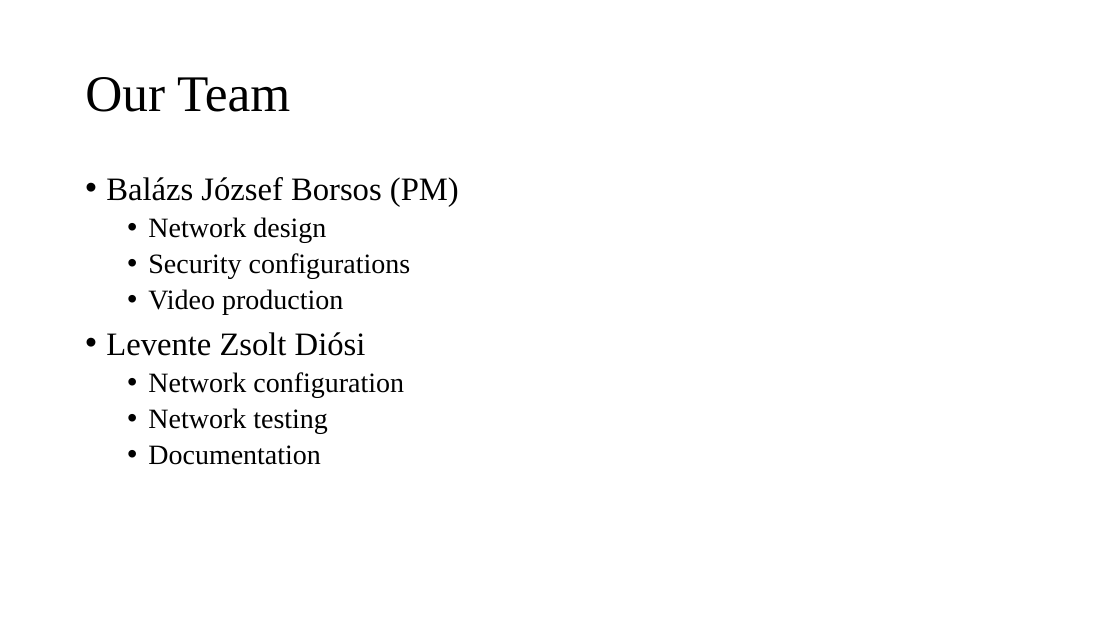
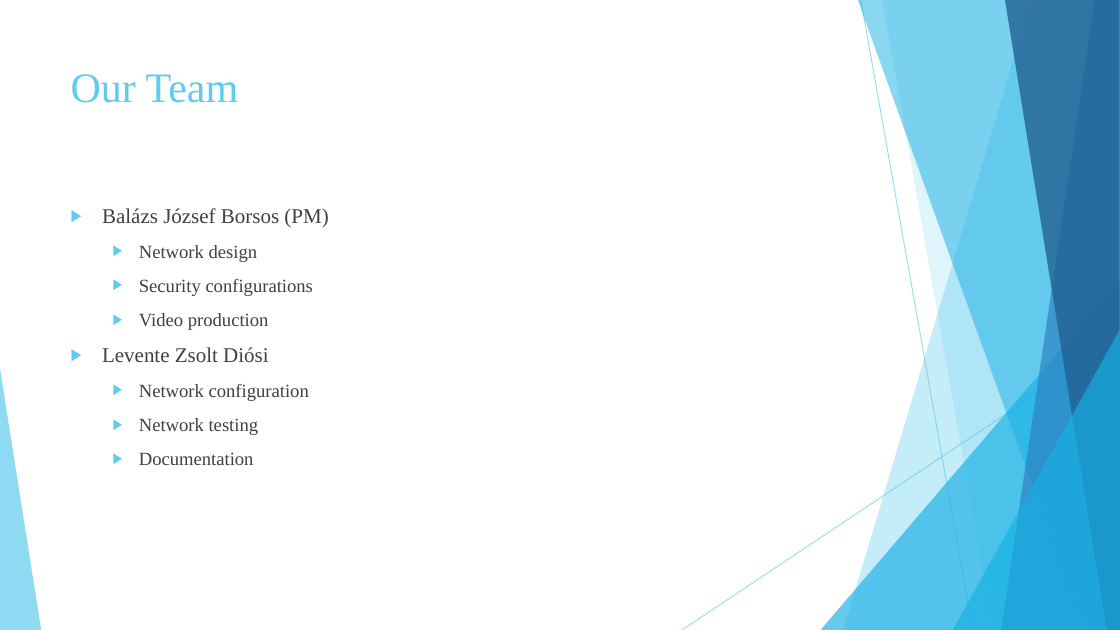
Before and after one commit to BalaWW/NetWorks, a slide deck: slide 3 of NetWorks Presentation.pptx. Drawn at 1120x630 pixels with LibreOffice and Linux fonts; fonts in the diff are those of the drawing. Boxes give left, top, right and bottom in pixels: in the first picture for what was removed or moved away, otherwise in the second. Text is boxed around its words. In the diff, an @@ line names an element or a change of style, - is before the commit and + after.

```diff
--- a/NetWorks Presentation.pptx
+++ b/NetWorks Presentation.pptx
@@ title "Our Team" moved from (x1=85, y1=77, x2=290, y2=112) to (x1=71, y1=74, x2=239, y2=103) @@
@@ title "Our Team" at (x1=71, y1=74, x2=239, y2=103): size 44 to 36 pt, text colour #000000 to #5FCBEF; line spacing 0.9 to 1; vertical alignment middle to top @@
@@ text "Balázs József Borsos (PM)" moved from (x1=106, y1=177, x2=459, y2=465) to (x1=102, y1=208, x2=328, y2=465) @@
@@ text "Balázs József Borsos (PM)" at (x1=102, y1=208, x2=328, y2=465): size 28 to 18 pt in "Balázs József Borsos (PM)", "Levente Zsolt Diósi"; text colour #000000 to #404040; size 24 to 16 pt in "Network design", "Security configurations", "Video production", "Network configuration" and 2 more places; bullet • to ▶; line spacing 0.9 to 1; more space between paragraphs @@
@@ group added at (x1=0, y1=0, x2=1120, y2=630): 5 freeform shapes, 3 triangles, 2 lines @@
```
Also in this commit, not shown: 12 other slides changed, 2 other files.
